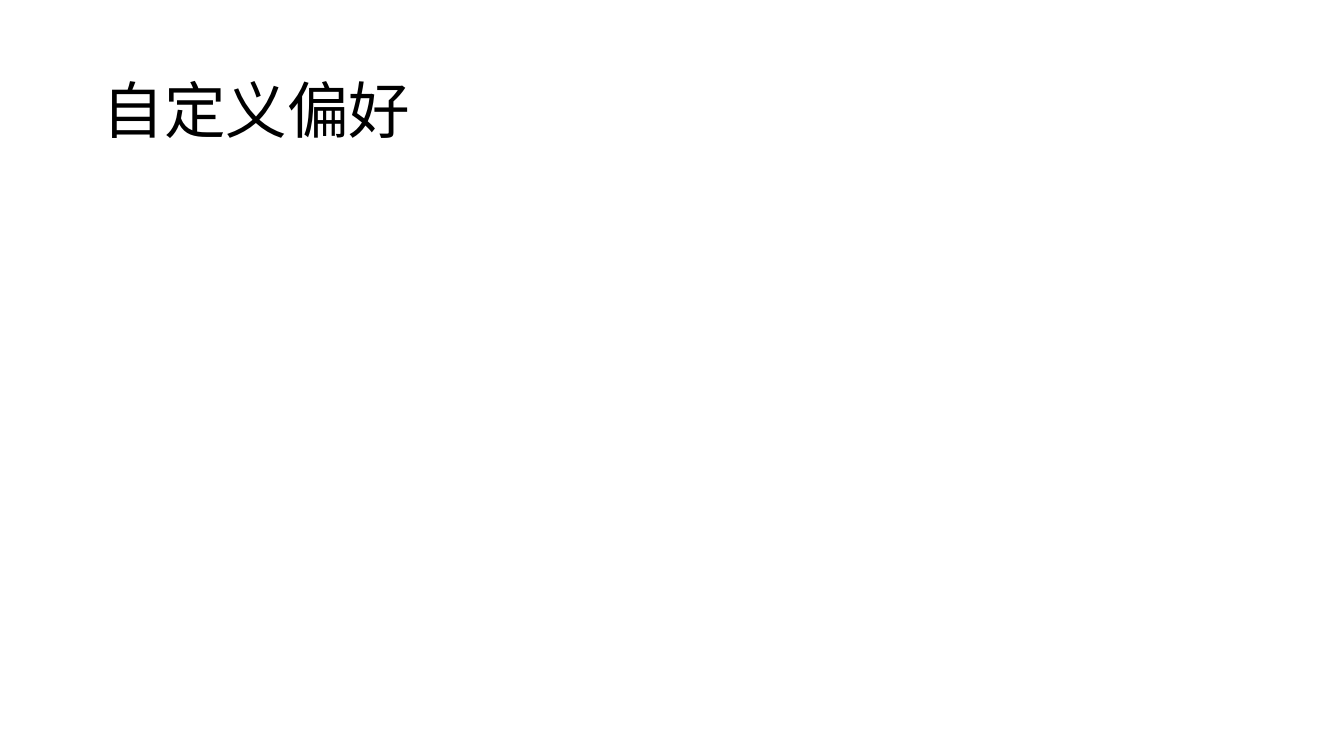
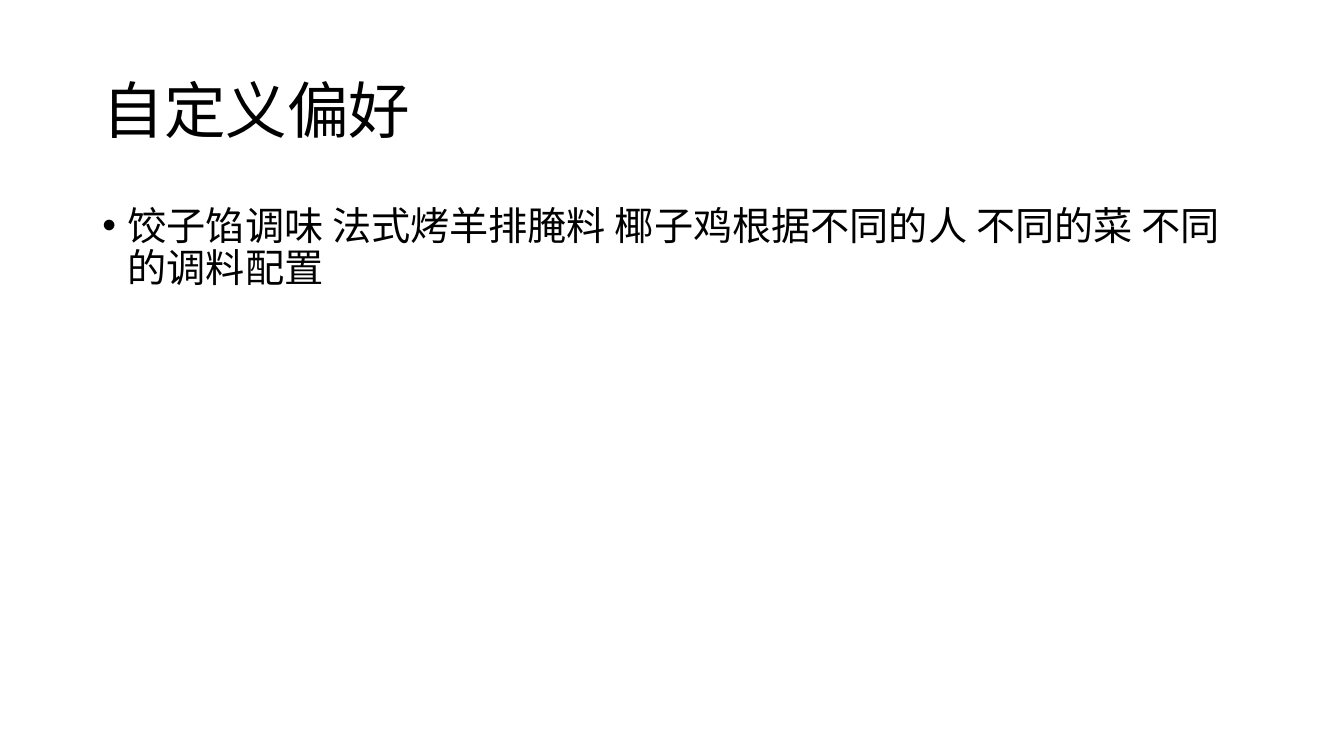
Before and after one commit to SauceX/SauceX-Doc, a slide deck: slide 8 of PPT/臻美味.pptx. Drawn at 1344x756 pixels with LibreOffice and Linux fonts; fonts in the diff are those of the drawing. Boxes give left, top, right and bottom in pixels: in the first picture for what was removed or moved away, otherwise in the second. Text is boxed around its words. In the diff, an @@ line names an element or a change of style, - is before the commit and + after.

```diff
--- a/PPT/臻美味.pptx
+++ b/PPT/臻美味.pptx
@@ text added at [128, 207, 1219, 285], 28 pt, text #000000 @@
+• 饺子馅调味 法式烤羊排腌料 椰子鸡根据不同的人 不同的菜 不同的调料配置
```
Also in this commit, not shown: 8 slides added.
